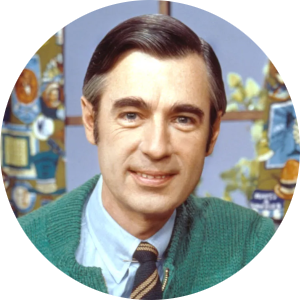
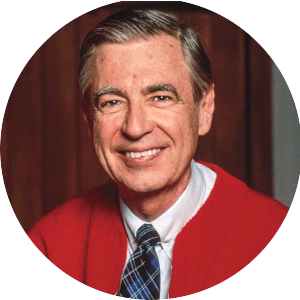
Layers edited between the first and the second w=300, h=300 image:
hid "Larson-Mr-Rogers-Neighborhood.webp" over [0,0,300,300]
added layer "mrrogers.jpg #1" above "mrrogers.jpg" over [0,1,300,300]
